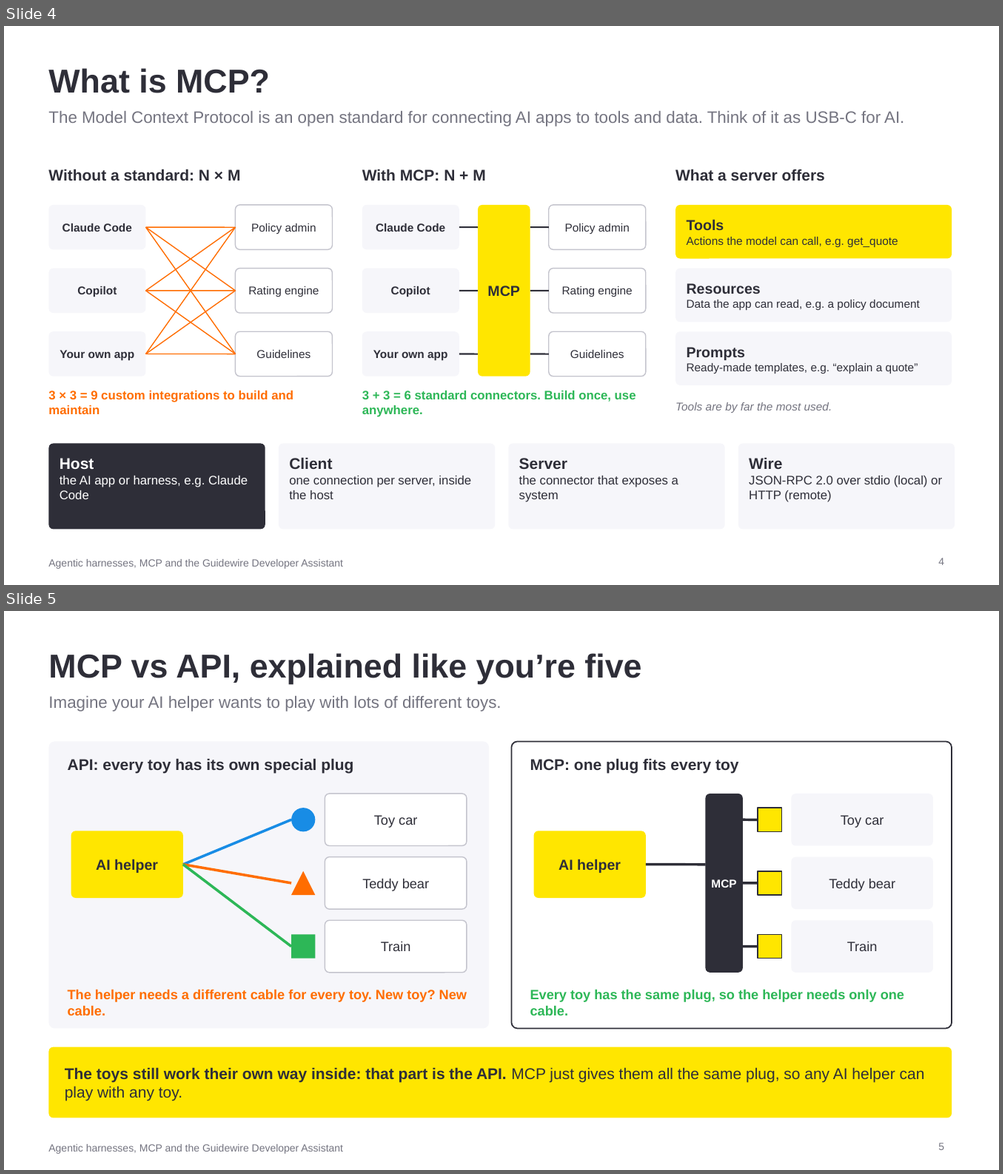
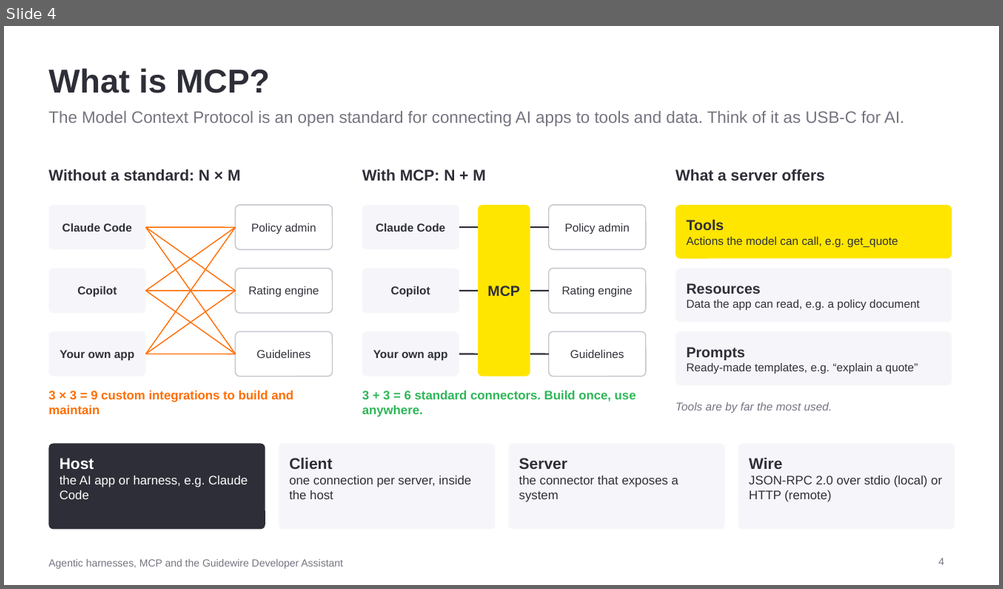
Before and after one commit to arunmp25/ai-training, a slide deck: presentations/agentic-harness-mcp-guidewire.pptx. Shown one above the other, each under a label of ours: slides 4 and 5 before the commit, slide 4 after it. The pictures are 1003x1174 and 1003x589 pixels, drawn with LibreOffice and Linux fonts; fonts in the diff are those of the drawing. Boxes give left, top, right and bottom in pixels: in the first picture for what was removed or moved away, otherwise in the second. Text is boxed around its words. In the diff, an @@ line names an element or a change of style, - is before the commit and + after.

```diff
--- a/presentations/agentic-harness-mcp-guidewire.pptx
+++ b/presentations/agentic-harness-mcp-guidewire.pptx
@@ slide 5 removed at <box>4,611,999,1170</box>, background #FFFFFF; not listed: 1 template element that a slide beside it also shows @@
@@ title removed at <box>48,653,641,684</box> @@
-MCP vs API, explained like you’re five
@@ text removed at <box>48,696,501,712</box> @@
-Imagine your AI helper wants to play with lots of different toys.
@@ rounded rectangle removed at <box>48,741,489,1029</box> @@
@@ rounded rectangle removed at <box>512,741,951,1029</box> @@
@@ text removed at <box>68,758,353,773</box> @@
-API: every toy has its own special plug
@@ text removed at <box>530,758,738,773</box> @@
-MCP: one plug fits every toy
@@ ellipse removed at <box>291,808,315,832</box> @@
@@ rounded rectangle removed at <box>325,794,466,846</box> @@
-Toy car
@@ rounded rectangle removed at <box>706,794,743,973</box> @@
-MCP
@@ rectangle removed at <box>757,808,782,832</box> @@
@@ rounded rectangle removed at <box>791,794,933,846</box> @@
-Toy car
@@ rounded rectangle removed at <box>71,831,183,898</box> @@
-AI helper
@@ line removed from (183, 865) to (291, 820) @@
@@ rounded rectangle removed at <box>534,831,646,898</box> @@
-AI helper
@@ line removed from (743, 820) to (757, 820) @@
@@ line removed from (183, 865) to (291, 883) @@
@@ line removed from (183, 865) to (291, 947) @@
@@ triangle removed at <box>291,871,315,895</box> @@
@@ rounded rectangle removed at <box>325,857,466,909</box> @@
-Teddy bear
@@ line removed from (646, 865) to (706, 865) @@
@@ rectangle removed at <box>757,871,782,895</box> @@
@@ rounded rectangle removed at <box>791,857,933,909</box> @@
-Teddy bear
@@ line removed from (743, 883) to (757, 883) @@
@@ rounded rectangle removed at <box>325,920,466,973</box> @@
-Train
@@ rounded rectangle removed at <box>791,920,933,973</box> @@
-Train
@@ rectangle removed at <box>291,935,315,959</box> @@
@@ rectangle removed at <box>757,935,782,959</box> @@
@@ line removed from (743, 947) to (757, 947) @@
@@ text removed at <box>68,989,466,1016</box> @@
-The helper needs a different cable for every toy. New toy? New cable.
@@ text removed at <box>530,989,904,1016</box> @@
-Every toy has the same plug, so the helper needs only one cable.
@@ rounded rectangle removed at <box>48,1048,951,1119</box> @@
-The toys still work their own way inside: that part is the API. MCP just gives them all the same plug, so any AI helper can play with any toy.
@@ page number removed at <box>938,1143,944,1150</box> @@
-5
```
Also in this commit, not shown: 1 slide added, 2 other files.
